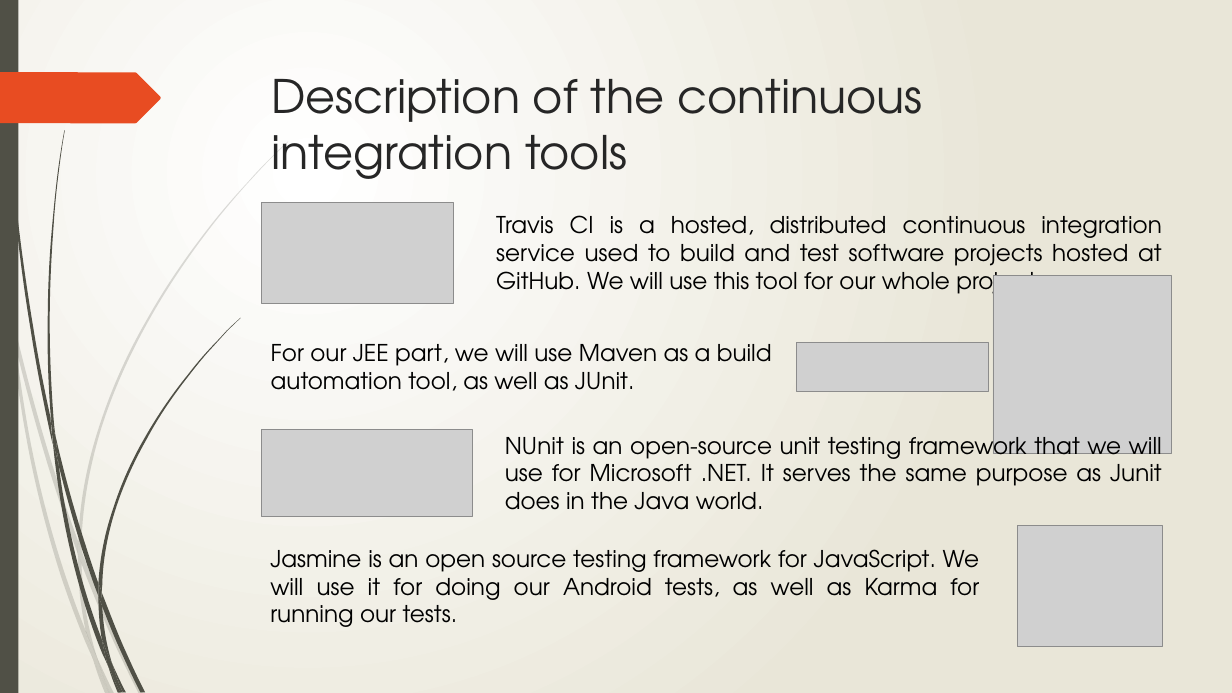
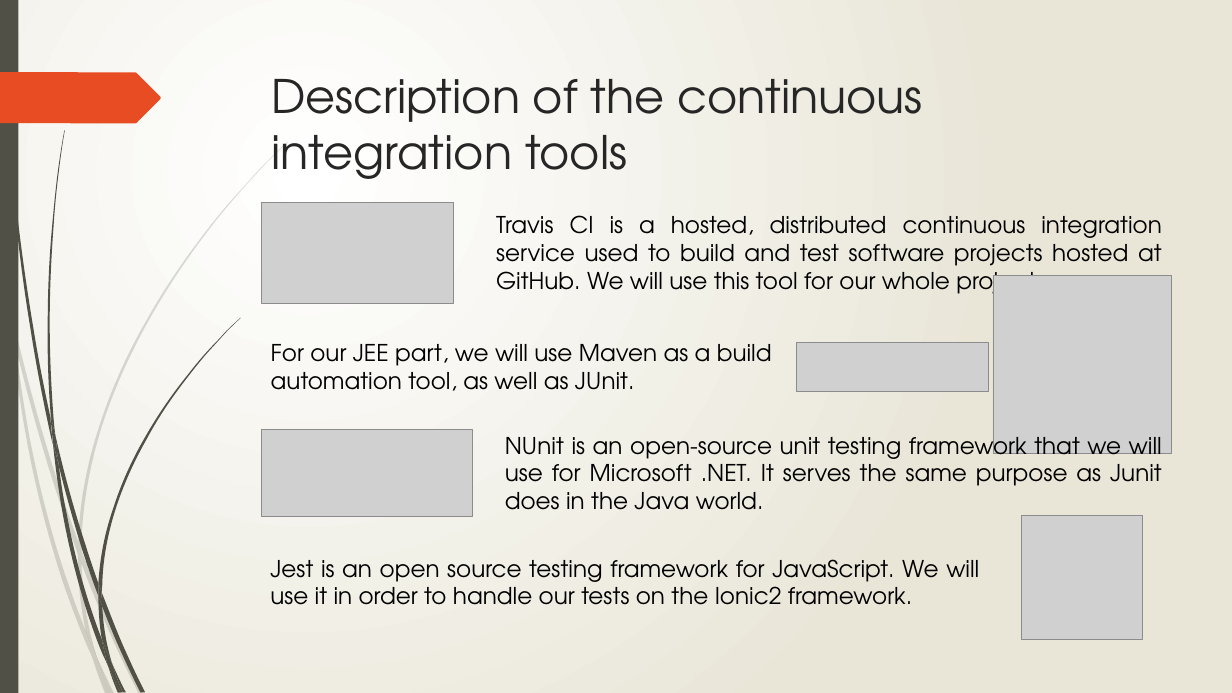
Before and after one commit to Toulouse-Exia-A4/AtlantisToulouseUML, a slide deck: slide 14 of ProjectManagement/Project Management.pptx. Drawn at 1232x693 pixels with LibreOffice and Linux fonts; fonts in the diff are those of the drawing; grey boxes stand for pictures. Boxes give left, top, right and bottom in pixels: in the first picture for what was removed or moved away, otherwise in the second. Text is boxed around its words. In the diff, an @@ line names an element or a change of style, - is before the commit and + after.

```diff
--- a/ProjectManagement/Project Management.pptx
+++ b/ProjectManagement/Project Management.pptx
@@ picture: place and size @@
-picture at box(1018, 526, 1163, 646)
+picture at box(1021, 516, 1143, 639)
@@ text at box(270, 559, 979, 605): text changed @@
-Jasmine is an open source testing framework for JavaScript. We will use it for doing our Android tests, as well as Karma for running our tests.
+Jest is an open source testing framework for JavaScript. We will use it in order to handle our tests on the Ionic2 framework.
```
Also in this commit, not shown: 6 other slides changed.
